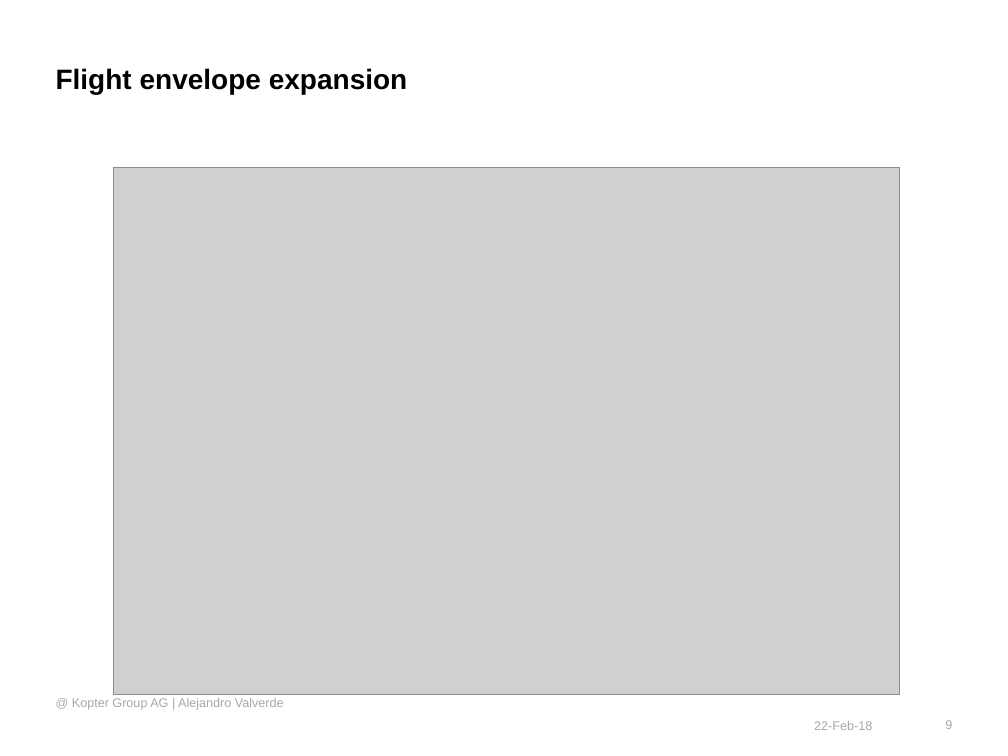
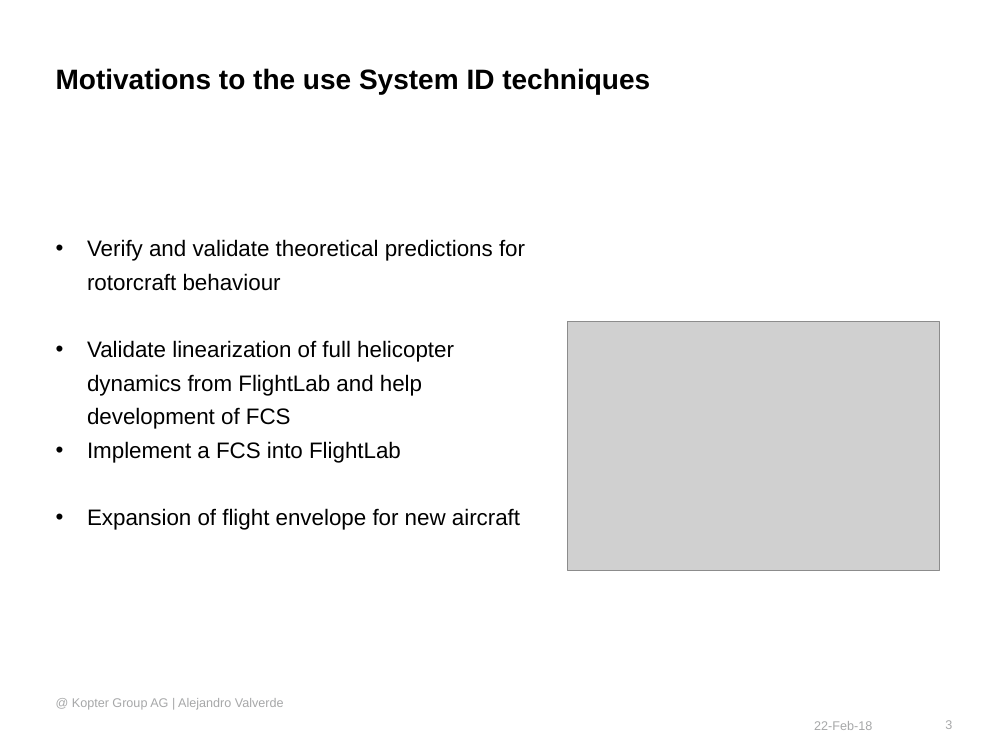
Before and after one commit to wuyou33/kopter, a slide deck: slide 3 of s_id/docs/System Identification to support Flight Test activities - proposal.pptx (slide 9 before the commit). Drawn at 1008x756 pixels with LibreOffice and Linux fonts; fonts in the diff are those of the drawing; grey boxes stand for pictures; background and template pictures are left out. Boxes give left, top, right and bottom in pixels: in the first picture for what was removed or moved away, otherwise in the second. Text is boxed around its words. In the diff, an @@ line names an element or a change of style, - is before the commit and + after.

```diff
--- a/s_id/docs/System Identification to support Flight Test activities - proposal.pptx
+++ b/s_id/docs/System Identification to support Flight Test activities - proposal.pptx
@@ title at [56,68,650,94]: text changed @@
-Flight envelope expansion
+Motivations to the use System ID techniques
@@ text added at [87,239,525,530], 16 pt, text #000000 @@
+• Verify and validate theoretical predictions for rotorcraft behaviour
+• Validate linearization of full helicopter dynamics from FlightLab and help development of FCS
+• Implement a FCS into FlightLab
+• Expansion of flight envelope for new aircraft
@@ picture: place and size @@
-picture at [113,167,899,695]
+picture at [568,322,938,571]
```
Also in this commit, not shown: 6 other slides changed, 3 slides added, 3 slides removed, 1 other file.
